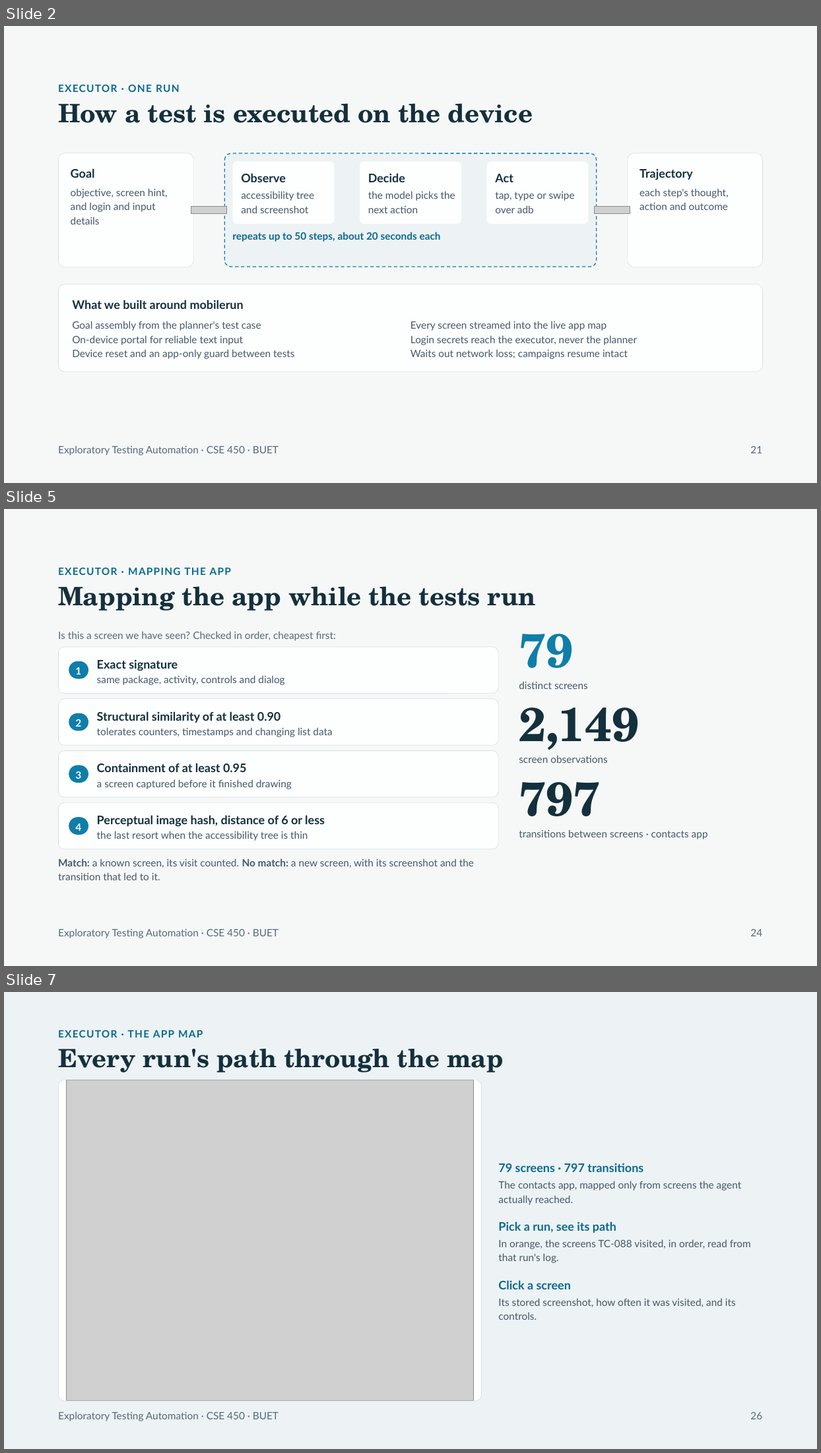
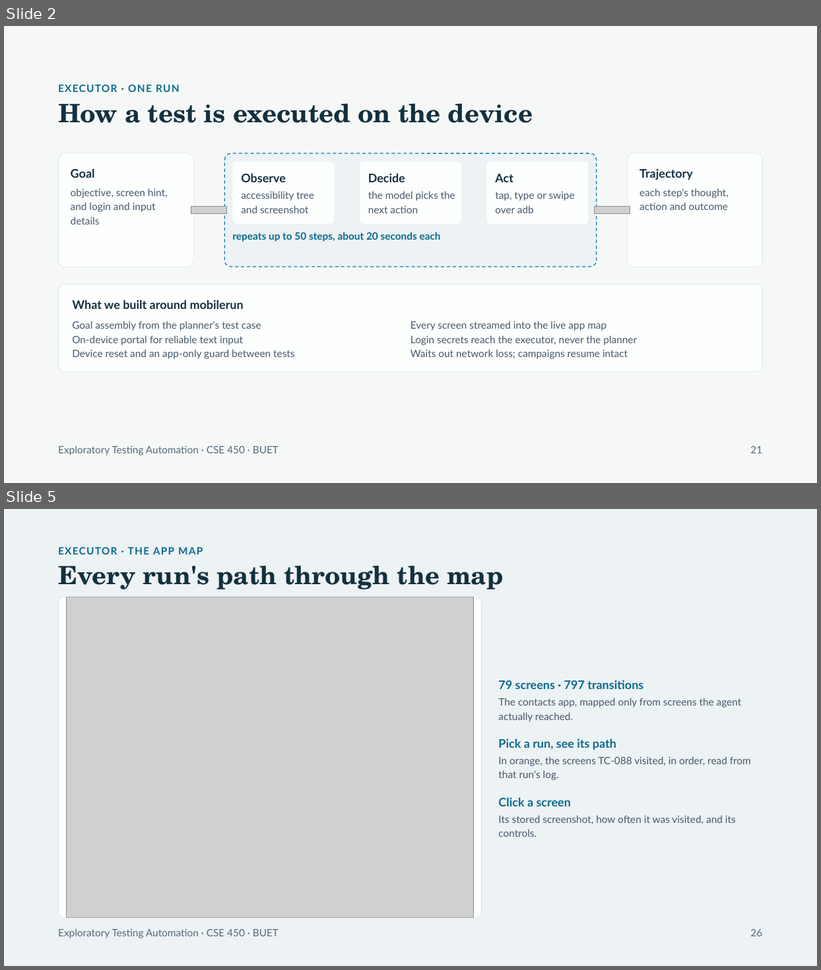
Before and after one commit to raihanrsdV1/Exploratory-Testing-Planner-Agent, a slide deck: presentation/split/3-Jonayed.pptx. Shown one above the other, each under a label of ours: slides 2, 5 and 7 before the commit, slides 2 and 5 after it; the slides between them are not shown. The pictures are 821x1453 and 821x970 pixels, drawn with LibreOffice and Linux fonts; fonts in the diff are those of the drawing; grey boxes stand for pictures; background and template pictures are left out. Boxes give left, top, right and bottom in pixels: in the first picture for what was removed or moved away, otherwise in the second. Text is boxed around its words. In the diff, an @@ line names an element or a change of style, - is before the commit and + after.

```diff
--- a/presentation/split/3-Jonayed.pptx
+++ b/presentation/split/3-Jonayed.pptx
@@ slide 5 removed at bbox=[4, 509, 817, 966], background #F6F8F7 @@
@@ text removed at bbox=[58, 567, 231, 575] @@
-EXECUTOR · MAPPING THE APP
@@ text removed at bbox=[58, 586, 536, 611] @@
-Mapping the app while the tests run
@@ text removed at bbox=[58, 631, 336, 641] @@
-Is this a screen we have seen? Checked in order, cheapest first:
@@ rounded rectangle removed at bbox=[58, 647, 499, 693] @@
@@ text removed at bbox=[519, 634, 574, 683] @@
-79
@@ rounded rectangle removed at bbox=[69, 661, 88, 679] @@
@@ text removed at bbox=[97, 659, 178, 671] @@
-Exact signature
@@ text removed at bbox=[75, 667, 81, 675] @@
-1
@@ text removed at bbox=[97, 675, 284, 685] @@
-same package, activity, controls and dialog
@@ text removed at bbox=[519, 681, 588, 689] @@
-distinct screens
@@ rounded rectangle removed at bbox=[58, 698, 499, 745] @@
@@ rounded rectangle removed at bbox=[69, 714, 88, 731] @@
@@ text removed at bbox=[75, 719, 81, 727] @@
-2
@@ text removed at bbox=[97, 712, 281, 723] @@
-Structural similarity of at least 0.90
@@ text removed at bbox=[519, 708, 640, 758] @@
-2,149
@@ text removed at bbox=[97, 727, 332, 737] @@
-tolerates counters, timestamps and changing list data
@@ rounded rectangle removed at bbox=[58, 751, 499, 797] @@
@@ rounded rectangle removed at bbox=[69, 765, 88, 783] @@
@@ text removed at bbox=[97, 763, 247, 772] @@
-Containment of at least 0.95
@@ text removed at bbox=[519, 755, 607, 763] @@
-screen observations
@@ text removed at bbox=[75, 771, 81, 779] @@
-3
@@ text removed at bbox=[97, 780, 292, 789] @@
-a screen captured before it finished drawing
@@ text removed at bbox=[519, 782, 601, 832] @@
-797
@@ rounded rectangle removed at bbox=[58, 803, 499, 850] @@
@@ rounded rectangle removed at bbox=[69, 818, 88, 835] @@
@@ text removed at bbox=[75, 824, 81, 831] @@
-4
@@ text removed at bbox=[97, 815, 325, 827] @@
-Perceptual image hash, distance of 6 or less
@@ text removed at bbox=[97, 831, 308, 841] @@
-the last resort when the accessibility tree is thin
@@ text removed at bbox=[519, 830, 708, 840] @@
-transitions between screens · contacts app
@@ text removed at bbox=[58, 859, 474, 881] @@
-Match: a known screen, its visit counted. No match: a new screen, with its screenshot and the transition that led to it.
@@ text removed at bbox=[58, 929, 279, 939] @@
-Exploratory Testing Automation · CSE 450 · BUET
@@ text removed at bbox=[750, 929, 762, 937] @@
-24
@@ what was slide 7 is now slide 5 @@
```
Also in this commit, not shown: 5 slides changed, 1 other file.
